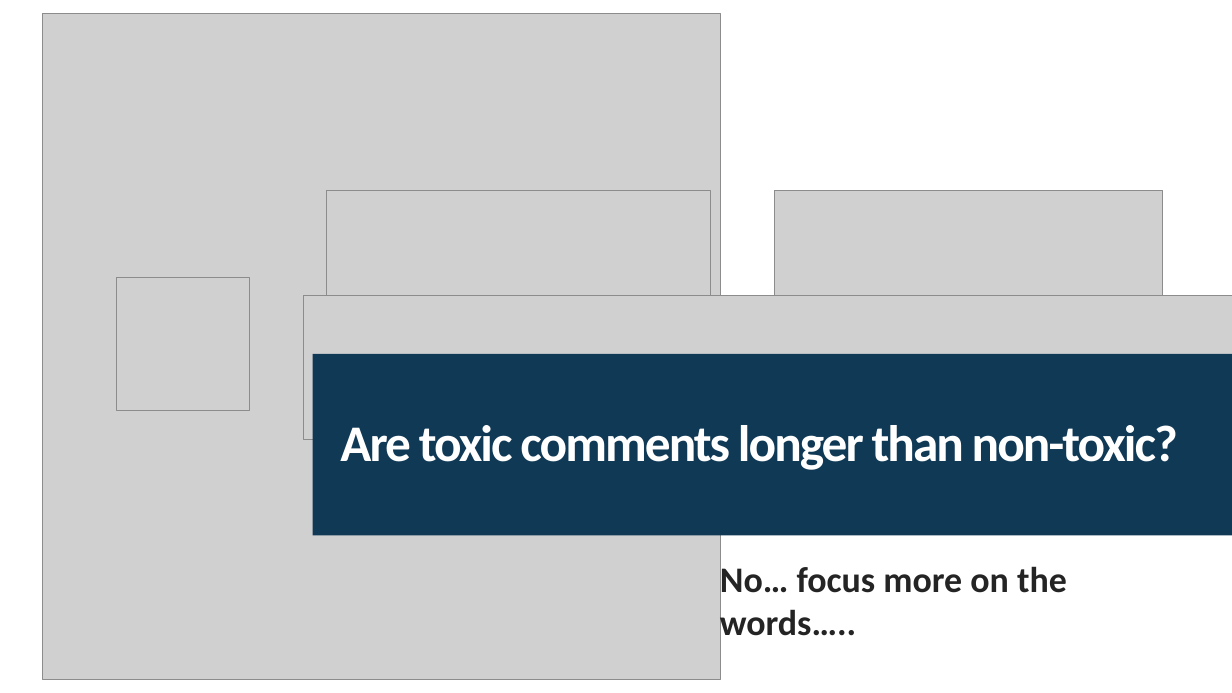
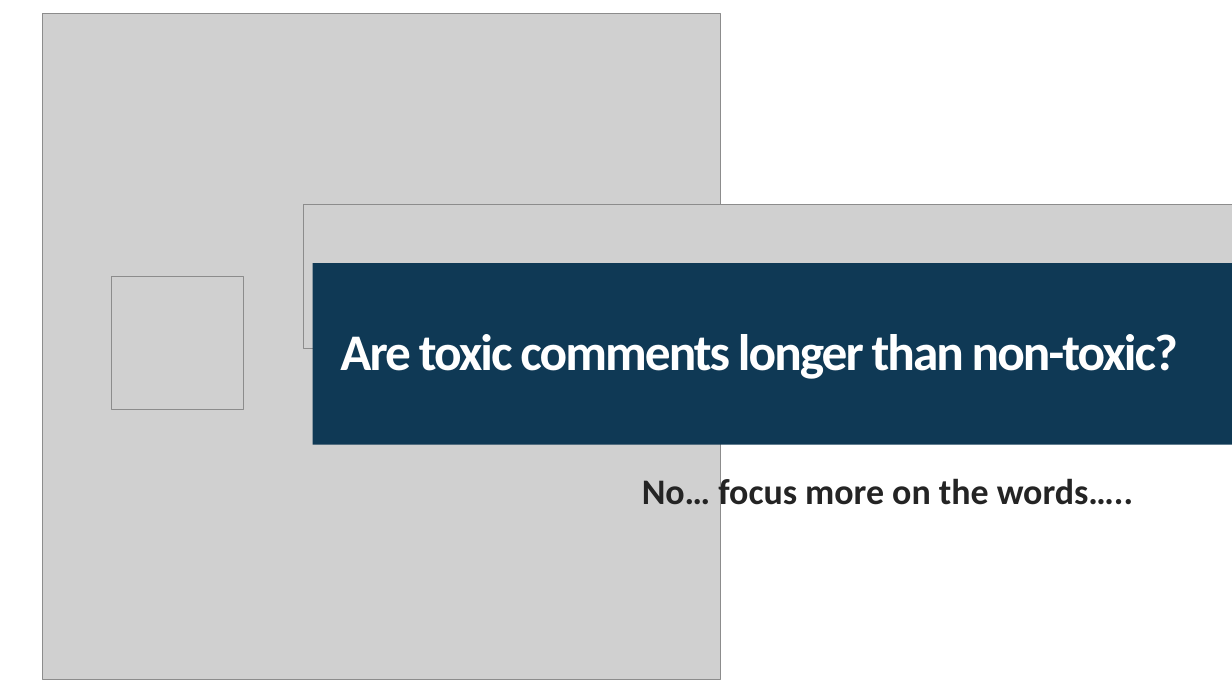
Before and after one commit to andiosika/NLP-to-identify-toxic-or-abusive-language-for-online-conversation-using-Keras-Deep-Learning-Models, a slide deck: slide 4 of NonToxic_Communication.pptx. Drawn at 1232x693 pixels with LibreOffice and Linux fonts; fonts in the diff are those of the drawing; grey boxes stand for pictures. Boxes give left, top, right and bottom in pixels: in the first picture for what was removed or moved away, otherwise in the second. Text is boxed around its words. In the diff, an @@ line names an element or a change of style, - is before the commit and + after.

```diff
--- a/NonToxic_Communication.pptx
+++ b/NonToxic_Communication.pptx
@@ picture: place and size @@
-picture at (303,296,1232,440)
+picture at (303,204,1232,348)
@@ picture removed at (326,190,711,361) @@
@@ picture removed at (775,190,1163,357) @@
@@ text "Are toxic comments longer than ...": place and size @@
-text "Are toxic comments longer than ..." at (312,354,1232,535)
+text "Are toxic comments longer than ..." at (312,263,1232,445)
@@ picture: place and size @@
-picture at (116,278,250,411)
+picture at (111,276,244,409)
@@ text "No… focus more on the ..." rewrapped from (720,562,1067,644) to (642,474,1133,513) @@
```
Also in this commit, not shown: 3 other slides changed, 5 slides added, 2 slides removed, 3 other files.
